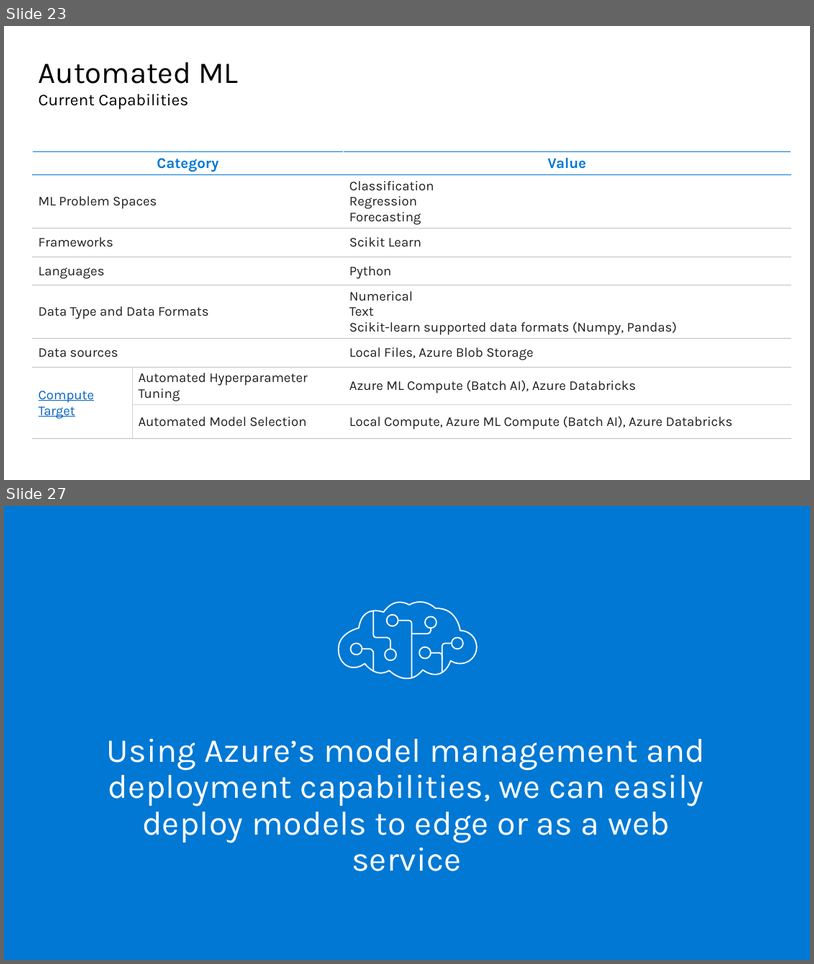
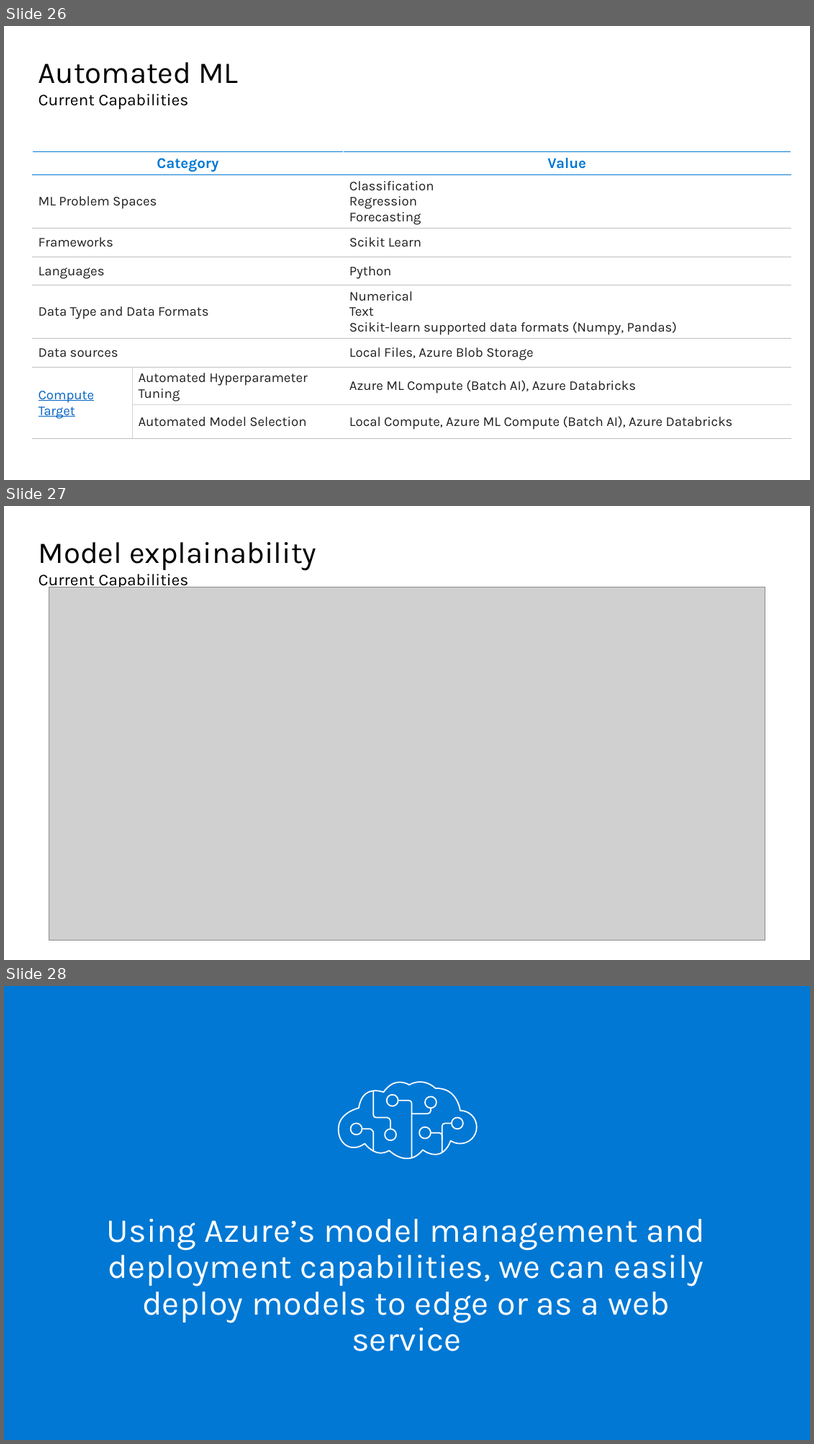
Before and after one commit to isabella232/Ignite2019-pre-day, a slide deck: Azure Machine Learning service - Overview.pptx. Shown one above the other, each under a label of ours: slides 23 and 27 before the commit, slides 26, 27 and 28 after it; the slides between them are not shown. The pictures are 814x964 and 814x1444 pixels, drawn with LibreOffice and Linux fonts; fonts in the diff are those of the drawing; grey boxes stand for pictures; background and template pictures are left out. Boxes give left, top, right and bottom in pixels: in the first picture for what was removed or moved away, otherwise in the second. Text is boxed around its words. In the diff, an @@ line names an element or a change of style, - is before the commit and + after.

```diff
--- a/Azure Machine Learning service - Overview.pptx
+++ b/Azure Machine Learning service - Overview.pptx
@@ slide 27 added at (4, 506, 810, 960), background #FFFFFF @@
@@ title added at (39, 542, 316, 571), 36 pt, text #000000 @@
+Model explainability
@@ text added at (39, 574, 188, 590), 19.6 pt, text #000000 @@
+Current Capabilities
@@ picture added at (49, 587, 766, 939) @@
@@ what was slide 23 is now slide 26 @@
@@ what was slide 27 is now slide 28 @@
```
Also in this commit, not shown: 1 other slide added, 1 slide removed.
